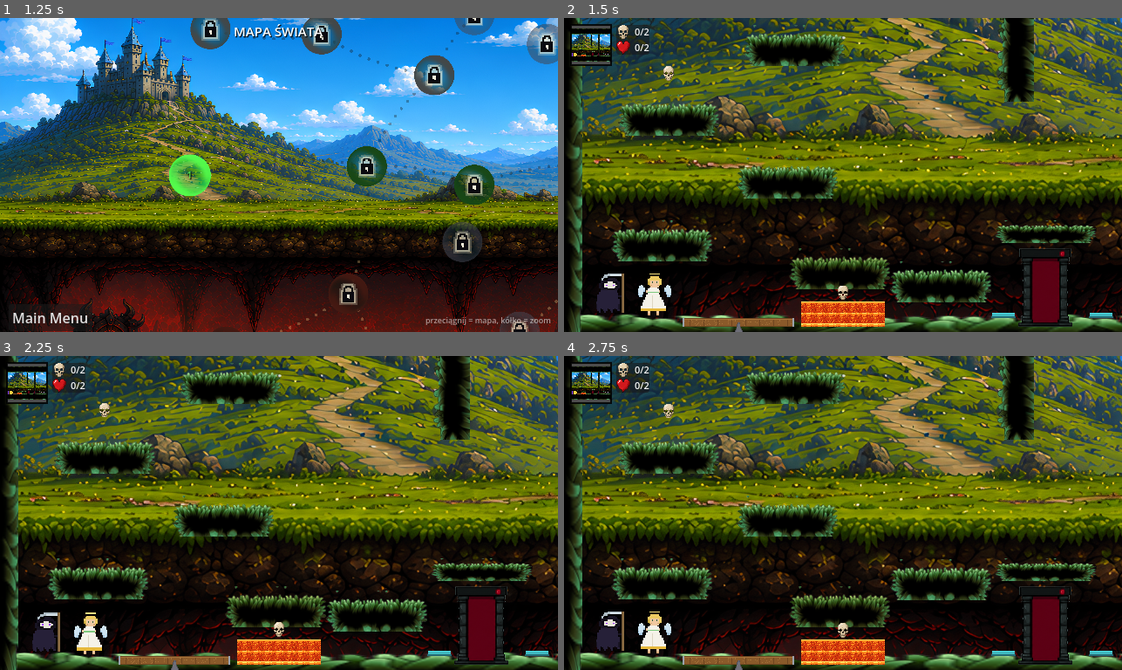
Above: before the commit, frames 1-4 (two rows, left to right).
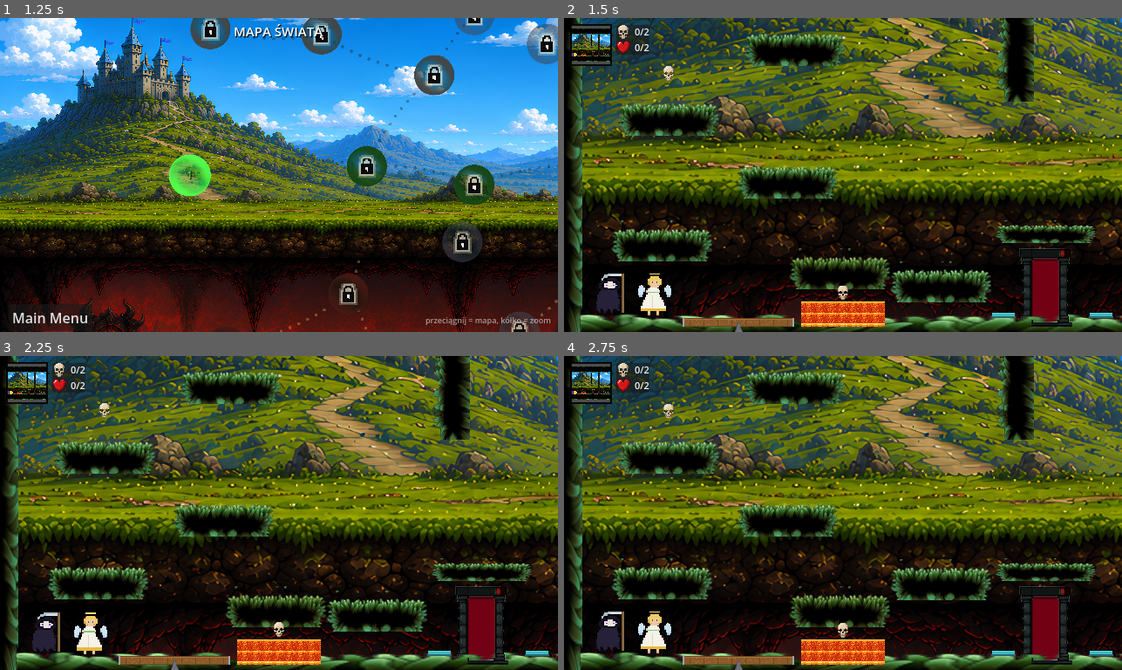
Above: after the commit, the same moments.

Repository: mionsek/life-death
Game: Godot game, scene res://scenes/ui/MainMenu.tscn
Same seed, same stepped clock (60 frames per second), same inputs: the game is played once before the commit and once after it.
Inputs:
- Up to frame 1 (1.25 s): click "Start Game" at 0.5 s
- Up to frame 2 (1.5 s): click "1" at 1.25 s
- Up to frame 3 (2.25 s): click "Got it!" at 2 s
- Up to frame 4 (2.75 s): no input

Frame 1 is identical in both runs. In frame 2, 0.2% of the frame differs, in the area x 4-91%, y 11-99%; in frame 3, 0.2%; in frame 4, 0.2%.

Commit message:
feat: smooth layered door — gate slides, character walks through the doorway (023)
Replaces the choppy 4-frame door with procedurally-animated layers:
- slice_doors.gd splits the art into door_back (left jamb), door_front (right
  jamb + lintel), door_light (greyscale indicator) and door_gate (the red
  curtain), all on a shared canvas so they stack at one position.
- The gate retracts via a shader (door_gate.gdshader) driven by a continuous
  open_amount tween — fluid at any speed, no frame stepping.
- Depth: DoorBack sits at z=-1 (behind the character), DoorFront at z=2 (in
  front), so a character passes in front of the left jamb and behind the right
  one — walking through the middle of the doorway.
- The light tweens red (shut) -> green (open); collision drops only once fully
  open and returns the instant it starts shutting. Tests: 133.

Co-Authored-By: Claude Fable 5 <noreply@anthropic.com>

Diff:
--- a/game/scenes/obstacles/Door.tscn
+++ b/game/scenes/obstacles/Door.tscn
@@ -1,10 +1,19 @@
-[gd_scene load_steps=4 format=3 uid="uid://door"]
+[gd_scene load_steps=9 format=3 uid="uid://door"]
 
 [ext_resource type="Script" path="res://scripts/obstacles/door.gd" id="1"]
-[ext_resource type="Texture2D" path="res://assets/sprites/doors/door_frames.png" id="2"]
+[ext_resource type="Texture2D" path="res://assets/sprites/doors/door_back.png" id="2"]
+[ext_resource type="Texture2D" path="res://assets/sprites/doors/door_gate.png" id="3"]
+[ext_resource type="Texture2D" path="res://assets/sprites/doors/door_front.png" id="4"]
+[ext_resource type="Texture2D" path="res://assets/sprites/doors/door_light.png" id="5"]
+[ext_resource type="Shader" path="res://shaders/door_gate.gdshader" id="6"]
 
 [sub_resource type="RectangleShape2D" id="shape"]
 size = Vector2(24, 80)
+
+[sub_resource type="ShaderMaterial" id="gate_mat"]
+shader = ExtResource("6")
+shader_parameter/open_amount = 0.0
+shader_parameter/top = 0.13
 
 [node name="Door" type="StaticBody2D"]
 collision_layer = 4
@@ -15,10 +24,27 @@
 position = Vector2(0, -40)
 shape = SubResource("shape")
 
-[node name="Vis" type="Sprite2D" parent="."]
+[node name="DoorBack" type="Sprite2D" parent="."]
+z_index = -1
+texture_filter = 1
+position = Vector2(0, -44)
+texture = ExtResource("2")
+
+[node name="DoorGate" type="Sprite2D" parent="."]
+z_index = -1
+texture_filter = 1
+material = SubResource("gate_mat")
+position = Vector2(0, -44)
+texture = ExtResource("3")
+
+[node name="DoorFront" type="Sprite2D" parent="."]
 z_index = 2
 texture_filter = 1
 position = Vector2(0, -44)
-texture = ExtResource("2")
-hframes = 4
-frame = 0
+texture = ExtResource("4")
+
+[node name="DoorLight" type="Sprite2D" parent="."]
+z_index = 2
+texture_filter = 1
+position = Vector2(0, -44)
+texture = ExtResource("5")
--- a/game/scripts/obstacles/door.gd
+++ b/game/scripts/obstacles/door.gd
@@ -4,23 +4,36 @@
 # Unique ID used by levers, panels and pressure plates to target this door.
 @export var door_id: String = "door_01"
 
-# Portcullis strip: frame 0 = shut (gate down, red light), last = open (gate
-# retracted, green light). Opening animates through the frames in place — the
-# stone frame stays put, only the gate rises, so a character walks through.
-const OPEN_FRAME := 3
+# The door is built from stacked layers (see Door.tscn) so it animates smoothly
+# and the character passes through the doorway — in front of the left jamb
+# (DoorBack, z below the character) and behind the right jamb + lintel
+# (DoorFront, z above). The red curtain (DoorGate) slides up via a shader;
+# DoorLight is a greyscale indicator tinted red (shut) / green (open).
 const OPEN_TIME := 0.5
-const CLOSE_TIME := 0.3
+const CLOSE_TIME := 0.35
+const LIGHT_SHUT := Color(0.9, 0.15, 0.15)
+const LIGHT_OPEN := Color(0.3, 0.95, 0.4)
 
 var _is_open: bool = false
+var _open_amount: float = 0.0
 var _tween: Tween
+var _gate_mat: ShaderMaterial
 
 
 func _ready() -> void:
 	add_to_group("door_" + door_id)
-	if has_node("Vis"):
-		# subtle pairing tint so the door and its trigger read as a set
-		$Vis.self_modulate = id_color(door_id).lerp(Color.WHITE, 0.7)
-		_set_frame(0)
+	if has_node("DoorGate"):
+		# unique material per instance so doors animate independently
+		_gate_mat = ($DoorGate.material as ShaderMaterial).duplicate()
+		$DoorGate.material = _gate_mat
+		_set_open_amount(0.0)
+	if has_node("DoorLight"):
+		$DoorLight.modulate = LIGHT_SHUT
+	# subtle pairing tint on the stone so the door and its trigger read as a set
+	var tint := id_color(door_id).lerp(Color.WHITE, 0.7)
+	for jamb in ["DoorBack", "DoorFront"]:
+		if has_node(jamb):
+			get_node(jamb).self_modulate = tint
 
 
 # Deterministic pairing colour for a door id — the door and all of its
@@ -62,7 +75,7 @@
 	set_open_state(true)
 
 
-# Animates the gate open or shut on this peer. Hold-style triggers (pressure
+# Smoothly opens or shuts the door on this peer. Hold-style triggers (pressure
 # plates) call this both ways; the collision comes back the moment the door
 # starts closing so nobody clips through.
 func set_open_state(open: bool) -> void:
@@ -71,30 +84,30 @@
 	_is_open = open
 	if open:
 		AudioFx.play("gate")
+	else:
+		# collision returns immediately when shutting
+		if has_node("Shape"):
+			$Shape.set_deferred("disabled", false)
 	if _tween:
 		_tween.kill()
+	var dur := OPEN_TIME if open else CLOSE_TIME
 	_tween = create_tween()
+	_tween.set_ease(Tween.EASE_IN_OUT)
+	_tween.set_parallel(true)
+	_tween.tween_method(_set_open_amount, _open_amount, 1.0 if open else 0.0, dur)
+	if has_node("DoorLight"):
+		_tween.tween_property($DoorLight, "modulate",
+			LIGHT_OPEN if open else LIGHT_SHUT, dur)
+	_tween.set_parallel(false)
 	if open:
-		_tween.tween_method(_set_frame, float(_current_frame()), float(OPEN_FRAME), OPEN_TIME)
 		_tween.tween_callback(_disable_collision)
-	else:
-		if has_node("Shape"):
-			$Shape.set_deferred("disabled", false)
-		_tween.tween_method(_set_frame, float(_current_frame()), 0.0, CLOSE_TIME)
 
 
-# Current gate frame (0..OPEN_FRAME); falls back to the logical state when the
-# visual is not an animatable sprite (e.g. in unit tests).
-func _current_frame() -> int:
-	if has_node("Vis") and $Vis is Sprite2D:
-		return $Vis.frame
-	return OPEN_FRAME if _is_open else 0
-
-
-# Sets the gate frame; no-op when the visual is not a sprite strip.
-func _set_frame(v: float) -> void:
-	if has_node("Vis") and $Vis is Sprite2D:
-		$Vis.frame = clampi(int(round(v)), 0, OPEN_FRAME)
+# Drives the gate curtain's retract shader (0 = shut, 1 = fully open).
+func _set_open_amount(v: float) -> void:
+	_open_amount = v
+	if _gate_mat:
+		_gate_mat.set_shader_parameter("open_amount", v)
 
 
 # Disables the collision shape after the open animation finishes.
--- /dev/null
+++ b/game/shaders/door_gate.gdshader
@@ -0,0 +1,16 @@
+shader_type canvas_item;
+
+// The portcullis curtain retracting upward: as open_amount goes 0 -> 1, the
+// visible bottom edge rises toward `top` (the lintel line, in UV.y), so the
+// gate smoothly slides up and disappears behind the frame. Continuous, so it
+// looks fluid at any speed regardless of frame count.
+
+uniform float open_amount : hint_range(0.0, 1.0) = 0.0;
+uniform float top : hint_range(0.0, 1.0) = 0.13;
+
+void fragment() {
+	float cutoff = mix(1.0, top, open_amount);
+	if (UV.y > cutoff) {
+		discard;
+	}
+}
--- a/game/tools/slice_doors.gd
+++ b/game/tools/slice_doors.gd
@@ -30,6 +30,7 @@
 	img.convert(Image.FORMAT_RGBA8)
 	_knock_out_white(img)
 	_slice_row(img, DOOR_BAND, "res://assets/sprites/doors/door_frames.png", DOOR_FRAME_H)
+	_slice_door_layers(img, DOOR_BAND, DOOR_FRAME_H)
 
 	# Levers come from their own clean 4-frame sheet. They are split into equal
 	# quarters (not tight-cropped per frame) so the base stays fixed while the
@@ -79,6 +80,145 @@
 	sheet.save_png(abs_dst)
 	print("  sliced ", dst, " (", sheet.get_width(), "x", sheet.get_height(),
 		", ", count, " frames)")
+
+
+# Splits the door art into separately-animated layers so the gate can slide
+# smoothly and the character can pass through the doorway (in front of the left
+# jamb, behind the right one). All layers share the same canvas size and origin,
+# so the scene just stacks them at one position:
+#   door_back  = left jamb        (drawn behind the character)
+#   door_front = right jamb + lintel, light socket darkened (drawn in front)
+#   door_light = the indicator light, greyscale (tinted red/green at runtime)
+#   door_gate  = the red portcullis curtain (slides up via shader)
+func _slice_door_layers(img: Image, band: Vector2i, target_h: int) -> void:
+	var cells := _find_columns(img, band)
+	if cells.size() < 4:
+		push_warning("slice_doors: need 4 door frames for layers, got %d" % cells.size())
+		return
+	var closed := _cell_image(img, band, cells[0])
+	var opened := _cell_image(img, band, cells[3])
+	var w := maxi(closed.get_width(), opened.get_width())
+	var h := maxi(closed.get_height(), opened.get_height())
+	closed = _place(closed, w, h)
+	opened = _place(opened, w, h)
+
+	var cx := w / 2
+	# Skip transparent top padding to the lintel top, then find where the centre
+	# opens up (lintel bottom = start of the doorway opening).
+	var lintel_top := 0
+	while lintel_top < h and opened.get_pixel(cx, lintel_top).a < 0.3:
+		lintel_top += 1
+	var lintel_bottom := lintel_top
+	while lintel_bottom < h and opened.get_pixel(cx, lintel_bottom).a >= 0.3:
+		lintel_bottom += 1
+	# inner edges of the two pillars, sampled across the opening
+	var my := (lintel_bottom + h) / 2
+	var runs := _opaque_runs(opened, my)
+	if runs.is_empty():
+		push_warning("slice_doors: could not read door pillars")
+		return
+	var x1: int = runs[0].y            # inner edge of the left pillar
+	var x2: int = runs[runs.size() - 1].x   # inner edge of the right pillar
+	# light bounding box: bright pixels in the top-right of the lintel
+	var light_rect := _light_bbox(opened, cx, lintel_bottom)
+
+	# --- build the four same-size layers ---
+	var back := Image.create(w, h, false, Image.FORMAT_RGBA8)
+	back.blit_rect(opened, Rect2i(0, 0, x1, h), Vector2i(0, 0))
+
+	var front := Image.create(w, h, false, Image.FORMAT_RGBA8)
+	front.blit_rect(opened, Rect2i(x1, 0, w - x1, h), Vector2i(x1, 0))
+	var socket := opened.get_pixel(cx, (lintel_top + lintel_bottom) / 2)   # dark lintel colour
+	for y in range(light_rect.position.y, light_rect.end.y):
+		for x in range(light_rect.position.x, light_rect.end.x):
+			if front.get_pixel(x, y).a > 0.0:
+				front.set_pixel(x, y, socket)
+
+	var light := Image.create(w, h, false, Image.FORMAT_RGBA8)
+	for y in range(light_rect.position.y, light_rect.end.y):
+		for x in range(light_rect.position.x, light_rect.end.x):
+			var c := opened.get_pixel(x, y)
+			if c.a > 0.3:
+				var lum: float = maxf(c.r, maxf(c.g, c.b))
+				light.set_pixel(x, y, Color(lum, lum, lum, c.a))
+
+	var gate := Image.create(w, h, false, Image.FORMAT_RGBA8)
+	for y in range(lintel_bottom, h):
+		for x in range(x1, x2):
+			var c := closed.get_pixel(x, y)
+			if c.a > 0.3:
+				gate.set_pixel(x, y, c)
+
+	var out := "res://assets/sprites/doors/"
+	_save_scaled(back, target_h, out + "door_back.png")
+	_save_scaled(front, target_h, out + "door_front.png")
+	_save_scaled(light, target_h, out + "door_light.png")
+	_save_scaled(gate, target_h, out + "door_gate.png")
+	print("  door layers: size %dx%d, lintel_bottom=%.3f, opening x[%d..%d]"
+		% [w, h, float(lintel_bottom) / float(h), x1, x2])
+
+
+# Crops one detected cell to its tight content box.
+func _cell_image(img: Image, band: Vector2i, cell: Vector2i) -> Image:
+	var region := img.get_region(Rect2i(cell.x, band.x, cell.y - cell.x, band.y - band.x))
+	var used := region.get_used_rect()
+	if used.size.x > 0 and used.size.y > 0:
+		region = region.get_region(used)
+	return region
+
+
+# Places a cell bottom-centred on a w x h transparent canvas (shared alignment).
+func _place(cell: Image, w: int, h: int) -> Image:
+	var canvas := Image.create(w, h, false, Image.FORMAT_RGBA8)
+	var ox := (w - cell.get_width()) / 2
+	var oy := h - cell.get_height()
+	canvas.blit_rect(cell, Rect2i(0, 0, cell.get_width(), cell.get_height()), Vector2i(ox, oy))
+	return canvas
+
+
+# Opaque horizontal runs on row y, as Vector2i(start_x, end_x).
+func _opaque_runs(img: Image, y: int) -> Array:
+	var runs := []
+	var start := -1
+	for x in img.get_width():
+		var solid := img.get_pixel(x, y).a > 0.3
+		if solid and start == -1:
+			start = x
+		elif not solid and start != -1:
+			runs.append(Vector2i(start, x))
+			start = -1
+	if start != -1:
+		runs.append(Vector2i(start, img.get_width()))
+	return runs
+
+
+# Bounding box of the bright indicator light in the top-right of the lintel.
+func _light_bbox(img: Image, cx: int, lintel_bottom: int) -> Rect2i:
+	var minx := img.get_width()
+	var miny := lintel_bottom
+	var maxx := 0
+	var maxy := 0
+	var found := false
+	for y in lintel_bottom:
+		for x in range(cx, img.get_width()):
+			var c := img.get_pixel(x, y)
+			if c.a > 0.3 and maxf(c.r, maxf(c.g, c.b)) > 0.45:
+				found = true
+				minx = mini(minx, x); miny = mini(miny, y)
+				maxx = maxi(maxx, x); maxy = maxi(maxy, y)
+	if not found:
+		return Rect2i(0, 0, 0, 0)
+	return Rect2i(minx, miny, maxx - minx + 1, maxy - miny + 1)
+
+
+# Scales an image to target_h (keeping aspect) and saves it.
+func _save_scaled(img: Image, target_h: int, dst: String) -> void:
+	var scale := float(target_h) / float(img.get_height())
+	img.resize(int(round(img.get_width() * scale)), target_h, Image.INTERPOLATE_LANCZOS)
+	var abs_dst := ProjectSettings.globalize_path(dst)
+	DirAccess.make_dir_recursive_absolute(abs_dst.get_base_dir())
+	img.save_png(abs_dst)
+	print("  saved ", dst, " (", img.get_width(), "x", img.get_height(), ")")
 
 
 # Detects the 4 content columns inside a y-band, crops each to a shared box and
Binary file added: game/assets/sprites/doors/door_back.png
Binary file added: game/assets/sprites/doors/door_front.png
Binary file added: game/assets/sprites/doors/door_gate.png
Binary file added: game/assets/sprites/doors/door_light.png
Not shown, added: game/shaders/door_gate.gdshader.uid
